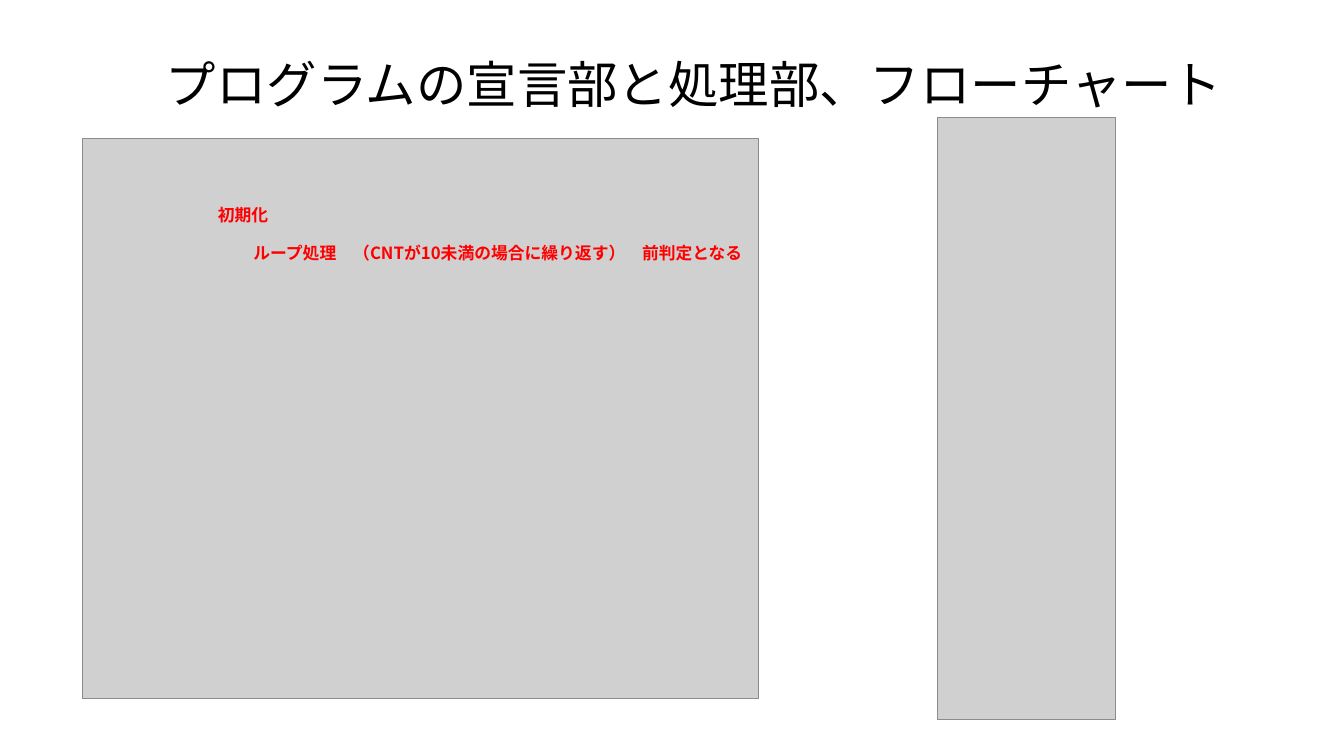
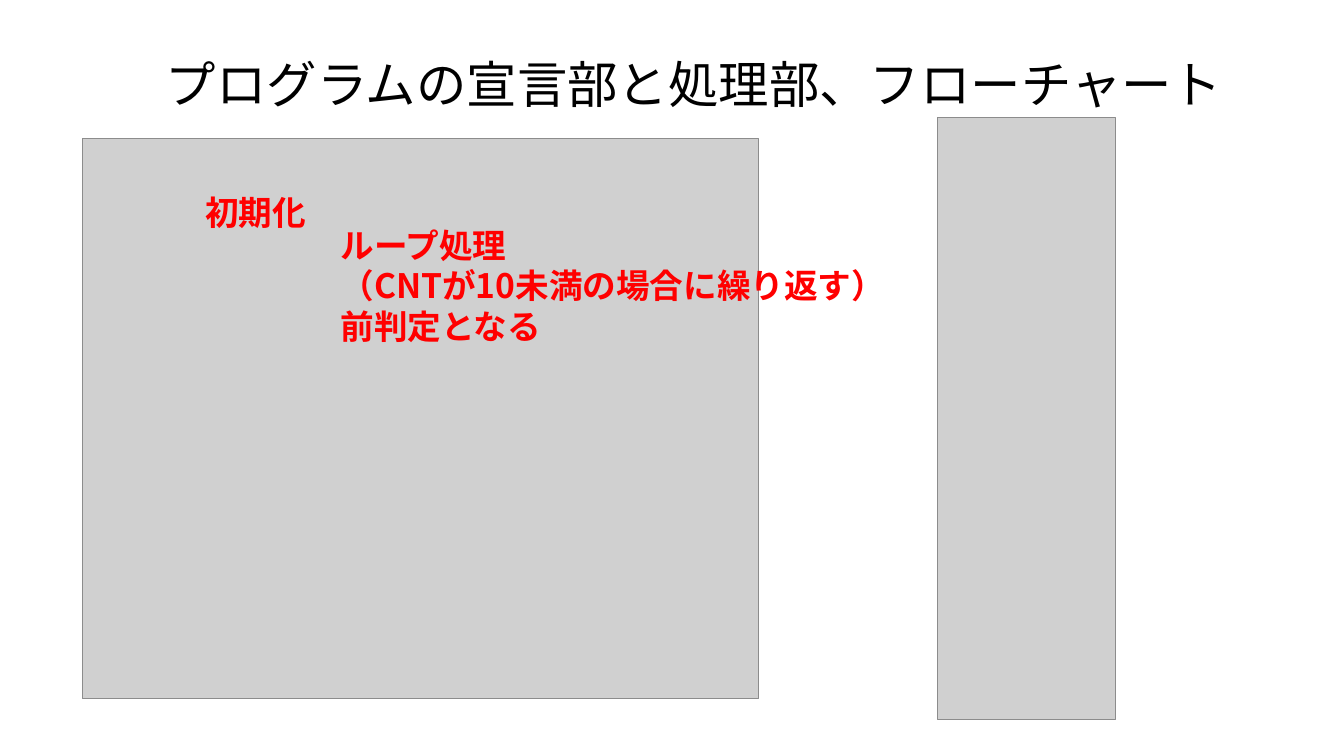
Before and after one commit to masakage/algorithm, a slide deck: slide 4 of docs/第4回繰り返し処理.pptx. Drawn at 1344x756 pixels with LibreOffice and Linux fonts; fonts in the diff are those of the drawing; grey boxes stand for pictures. Boxes give left, top, right and bottom in pixels: in the first picture for what was removed or moved away, otherwise in the second. Text is boxed around its words. In the diff, an @@ line names an element or a change of style, - is before the commit and + after.

```diff
--- a/docs/第4回繰り返し処理.pptx
+++ b/docs/第4回繰り返し処理.pptx
@@ text "初期化": place and size @@
-text "初期化" at <box>218,206,268,223</box>
+text "初期化" at <box>205,196,306,228</box>
@@ text "初期化" at <box>205,196,306,228</box>: size 12 to 24 pt @@
@@ text at <box>340,229,885,342</box>: text changed; size 12 to 24 pt @@
-ループ処理 （CNTが10未満の場合に繰り返す） 前判定となる
+ループ処理
+（CNTが10未満の場合に繰り返す）
+前判定となる
```
Also in this commit, not shown: 1 other slide changed, 7 slides added, 4 other files.
